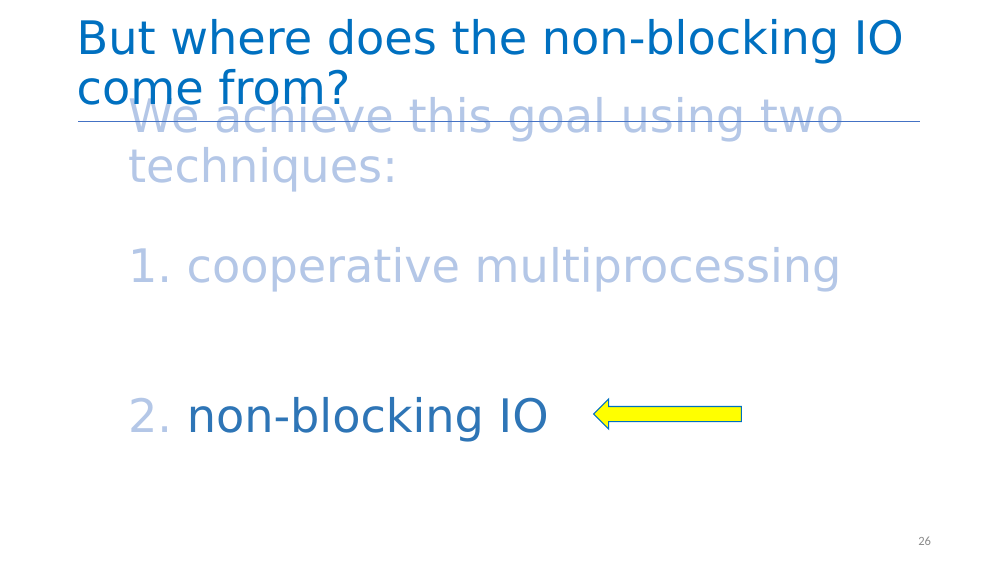
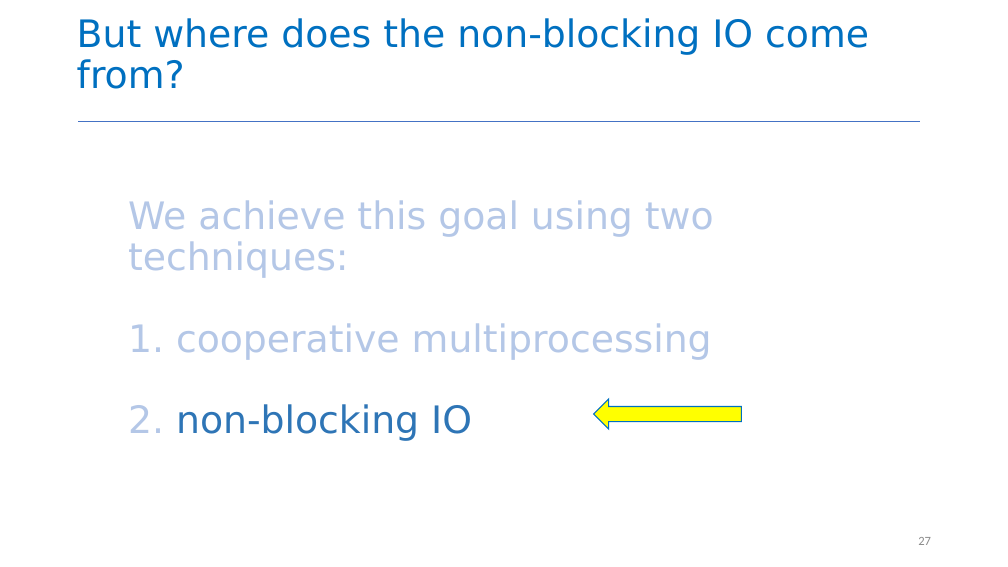
Before and after one commit to neu-se/CS4530-Spring-2025, a slide deck: slide 27 of Slides/Module 06 Concurrency Patterns in Typescript.pptx (slide 26 before the commit). Drawn at 1008x567 pixels with LibreOffice and Linux fonts; fonts in the diff are those of the drawing. Boxes give left, top, right and bottom in pixels: in the first picture for what was removed or moved away, otherwise in the second. Text is boxed around its words. In the diff, an @@ line names an element or a change of style, - is before the commit and + after.

```diff
--- a/Slides/Module 06 Concurrency Patterns in Typescript.pptx
+++ b/Slides/Module 06 Concurrency Patterns in Typescript.pptx
@@ text "But where does the non-blocking ..." at (77, 18, 869, 89): size 44 to 36 pt @@
@@ title "We achieve this goal using ..." at (128, 200, 714, 441): size 44 to 36 pt @@
@@ page number at (918, 537, 931, 545): text changed @@
-26
+27
```
Also in this commit, not shown: 10 other slides changed, 3 slides added, 1 slide removed, 1 other file.
